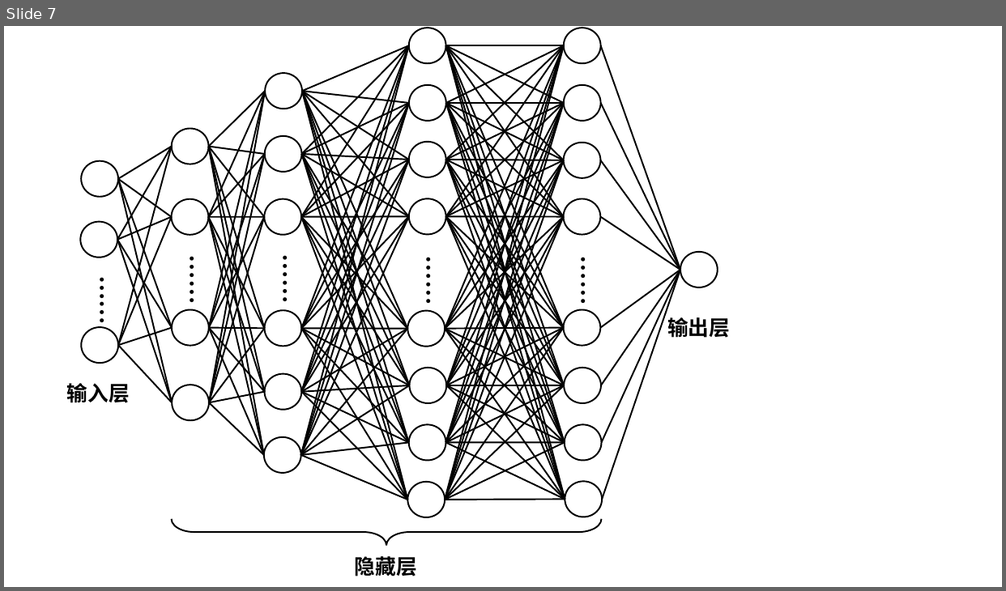
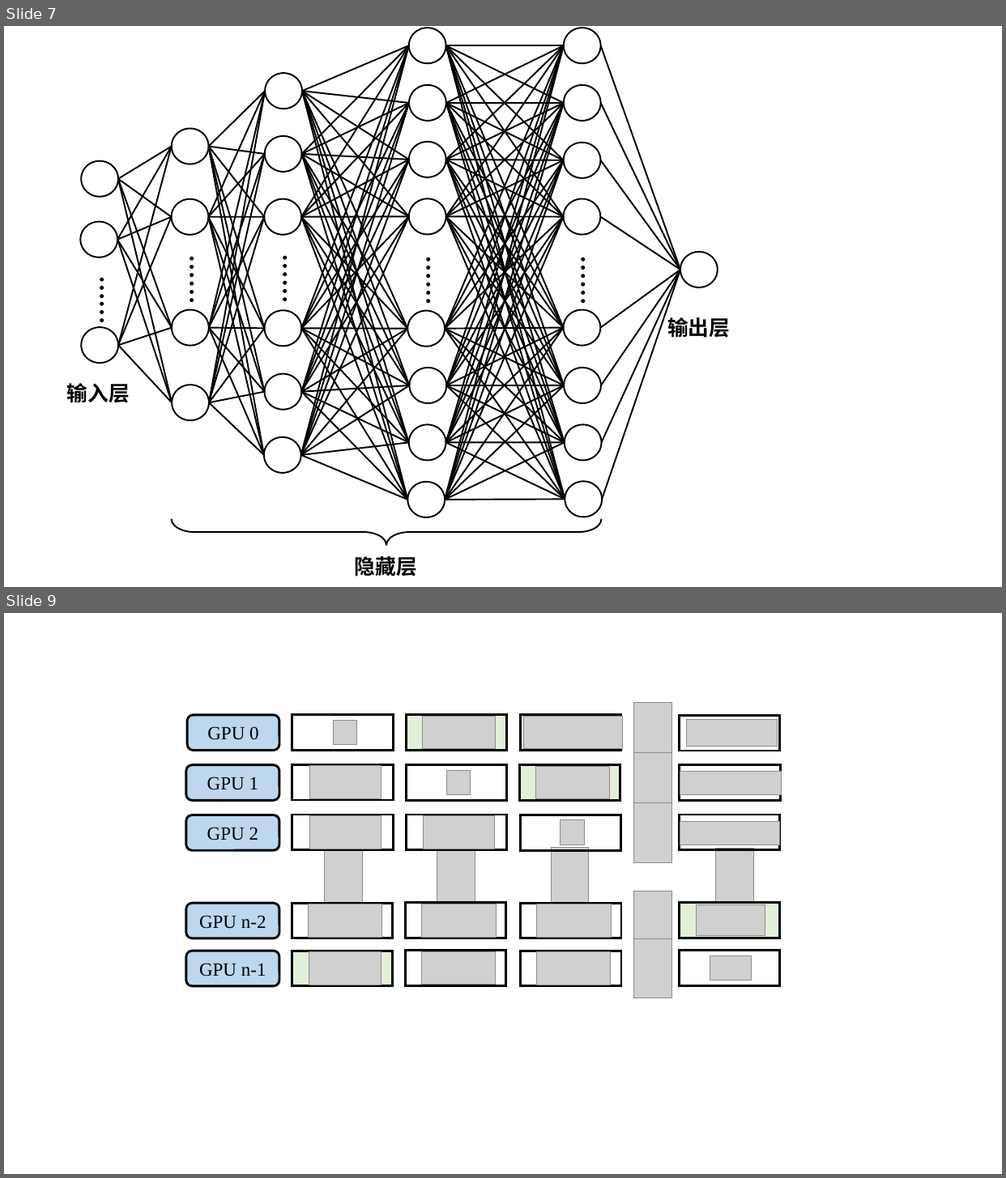
Before and after one commit to EternalLied/zjuthesis-syp, a slide deck: figure/大论文作图.pptx. Shown one above the other, each under a label of ours: slide 7 before the commit, slides 7 and 9 after it; the slides between them are not shown. The pictures are 1006x591 and 1006x1178 pixels, drawn with LibreOffice and Linux fonts; fonts in the diff are those of the drawing; grey boxes stand for pictures. Boxes give left, top, right and bottom in pixels: in the first picture for what was removed or moved away, otherwise in the second. Text is boxed around its words. In the diff, an @@ line names an element or a change of style, - is before the commit and + after.

```diff
--- a/figure/大论文作图.pptx
+++ b/figure/大论文作图.pptx
@@ slide 9 added at [4, 613, 1002, 1174], background #FFFFFF @@
@@ group added at [186, 703, 781, 999]: 29 pictures, 20 rectangles, 5 rounded rectangles @@
+GPU 0
+GPU 1
+GPU 2
+GPU n-2
+GPU n-1
```
Also in this commit, not shown: 4 other slides added, 7 other files.
